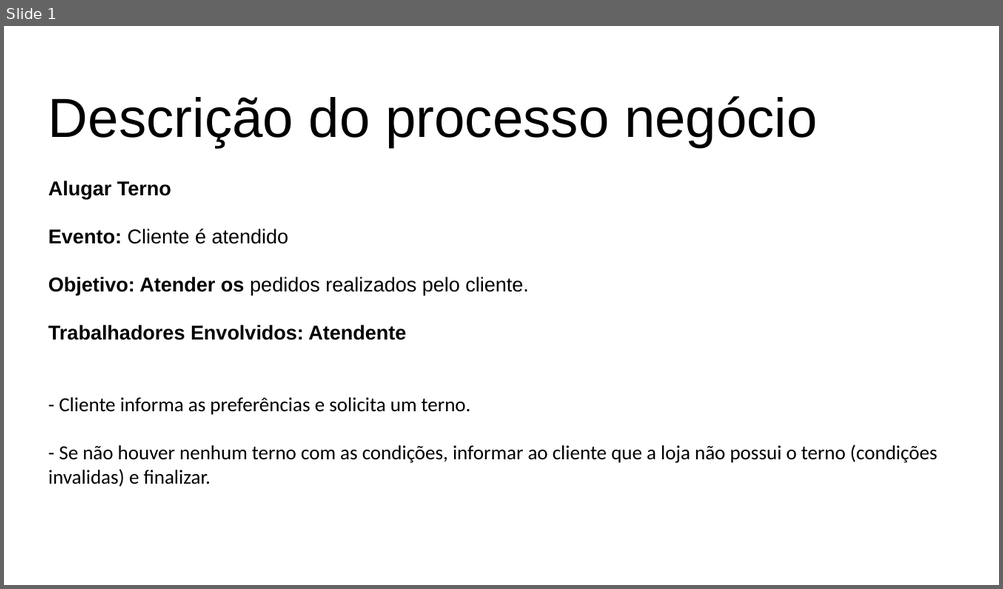
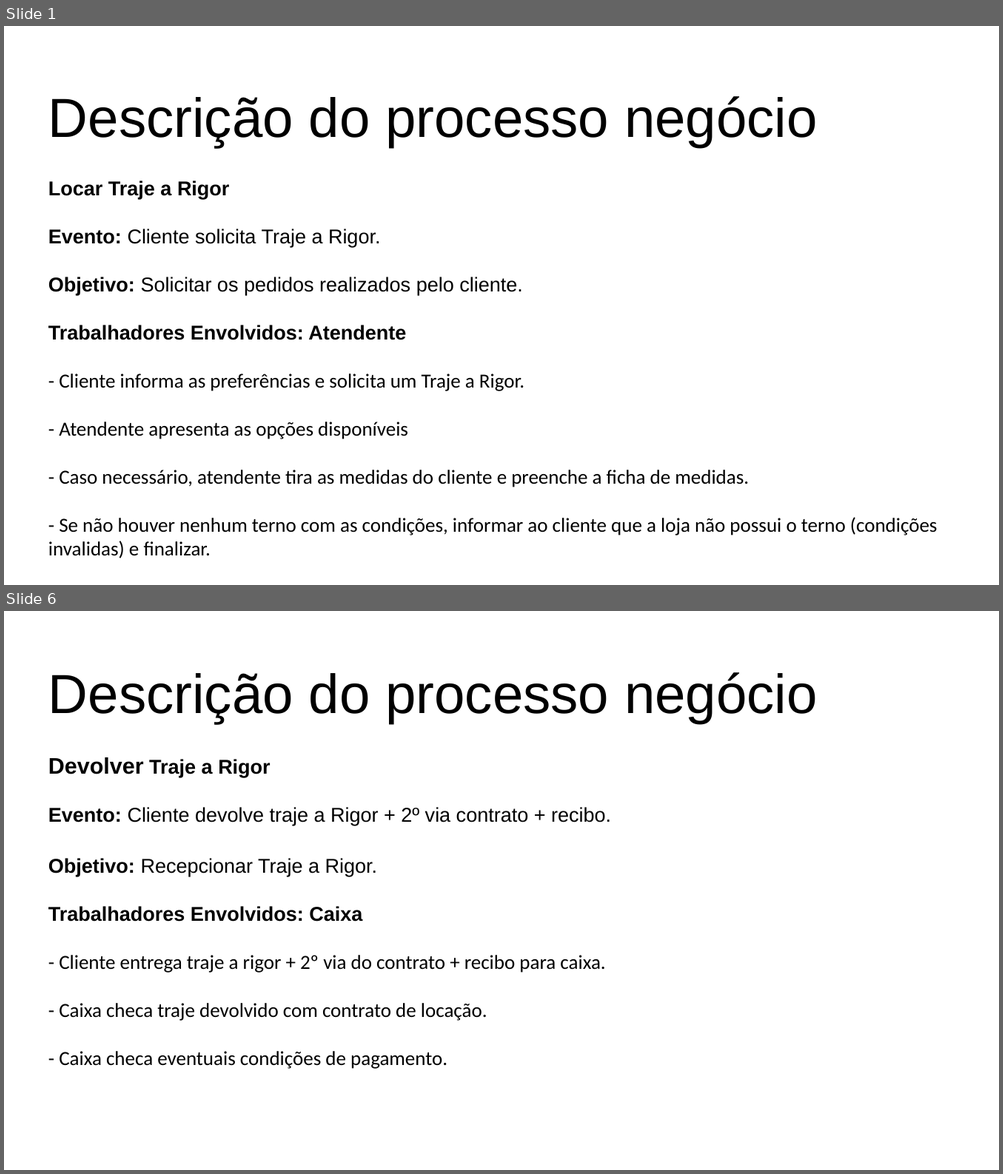
Before and after one commit to grupopenelopechavosa/OPE---Faculdade-Impacta, a slide deck: 18 - Descrição dos Processo de Negocio.pptx. Shown one above the other, each under a label of ours: slide 1 before the commit, slides 1 and 6 after it; the slides between them are not shown. The pictures are 1003x589 and 1003x1174 pixels, drawn with LibreOffice and Linux fonts; fonts in the diff are those of the drawing. Boxes give left, top, right and bottom in pixels: in the first picture for what was removed or moved away, otherwise in the second. Text is boxed around its words. In the diff, an @@ line names an element or a change of style, - is before the commit and + after.

```diff
--- a/18 - Descrição dos Processo de Negocio.pptx
+++ b/18 - Descrição dos Processo de Negocio.pptx
@@ slide 6 added at (x1=4, y1=611, x2=999, y2=1170), background #FFFFFF @@
@@ text added at (x1=48, y1=672, x2=817, y2=1069), 16 pt, text #000000 @@
+Descrição do processo negócio
+Devolver Traje a Rigor
+Evento: Cliente devolve traje a Rigor + 2º via contrato + recibo.
+Objetivo: Recepcionar Traje a Rigor.
+Trabalhadores Envolvidos: Caixa
+- Cliente entrega traje a rigor + 2º via do contrato + recibo para caixa.
+- Caixa checa traje devolvido com contrato de locação.
+- Caixa checa eventuais condições de pagamento.
@@ slide 1 changed as well @@
@@ text at (x1=48, y1=181, x2=523, y2=295): text changed @@
-Alugar Terno
-Evento: Cliente é atendido
-Objetivo: Atender os pedidos realizados pelo cliente.
+Locar Traje a Rigor
+Evento: Cliente solicita Traje a Rigor.
+Objetivo: Solicitar os pedidos realizados pelo cliente.
@@ text at (x1=59, y1=374, x2=748, y2=488): text changed @@
-- Cliente informa as preferências e solicita um terno.
+- Cliente informa as preferências e solicita um Traje a Rigor.
+- Atendente apresenta as opções disponíveis
+- Caso necessário, atendente tira as medidas do cliente e preenche a ficha de medidas.
```
Also in this commit, not shown: 2 other slides changed, 3 other slides added, 7 other files.
